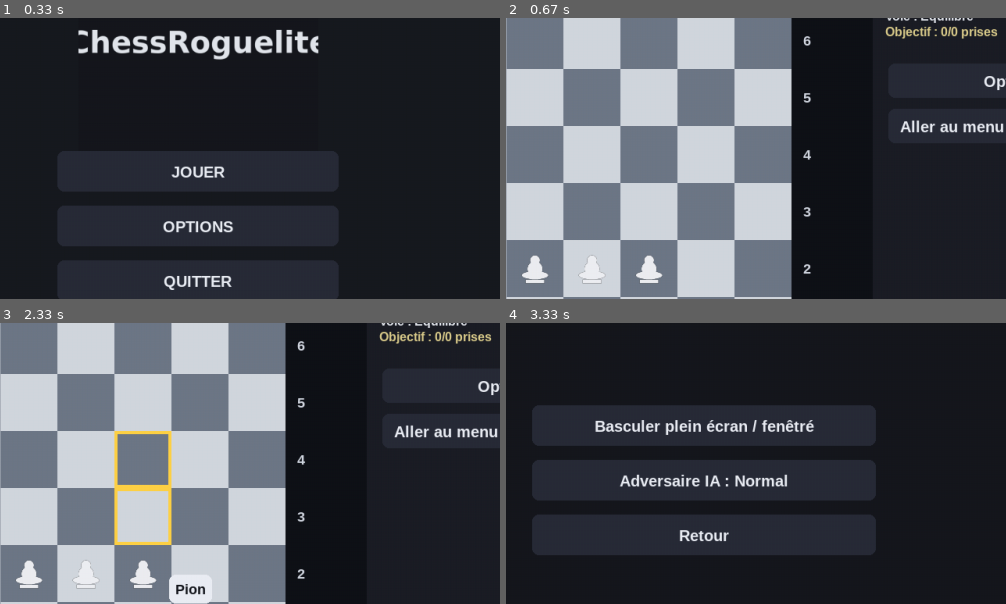
Above: before the commit, frames 1-4 (two rows, left to right).
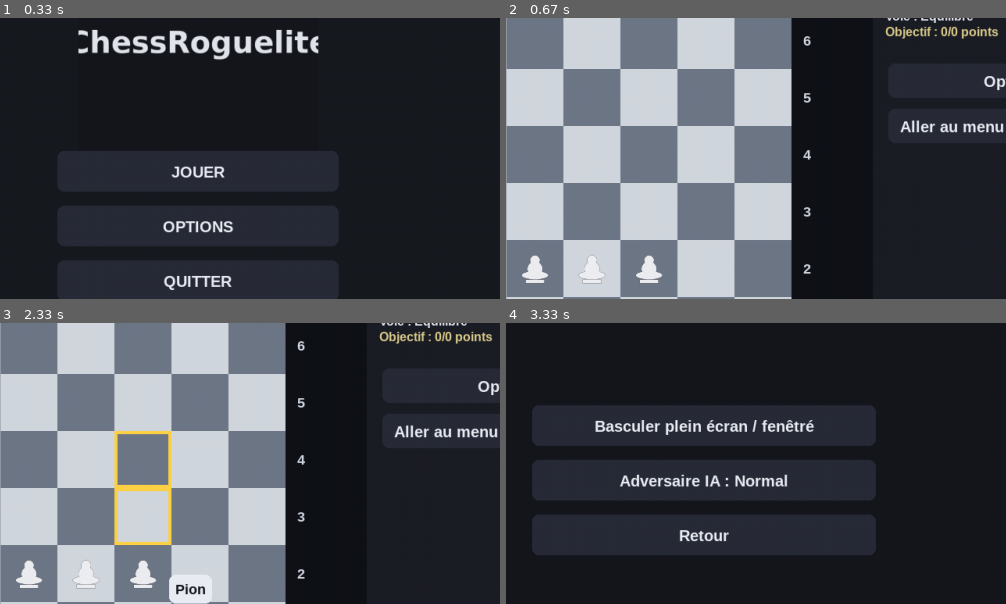
Above: after the commit, the same moments.

Repository: goldaj/chess-roguelite
Game: pygame game, started from src/main.py
The game is run twice, just before and just after one commit, with the same random seed, the same clock (stepped at 60 frames per second) and the same inputs.
Inputs (mouse positions are % of the whole screen's width and height, from its top left):
- Up to frame 1 (0.33 s): no input
- Up to frame 2 (0.67 s): click "JOUER" at 0.38 s
- Up to frame 3 (2.33 s): click (28, 70) at 0.72 s; click (17, 31) at 1.05 s; click (22, 12) at 1.38 s; click (41, 68) at 2.22 s
- Up to frame 4 (3.33 s): click (42, 30) at 2.55 s; click (30, 15) at 2.88 s; click (69, 37) at 3.22 s
The pictures show only the part of the screen within x 25-75%, y 26-76%; the shares and areas given below are measured in that part.

Frame 1 is identical in both runs. In frame 2, 0.1% of the frame differs, in the area x 92-99%, y 2-7%; in frame 3, 0.1%; in frame 4, nothing differs.

Commit message:
fix(ui): label capture score as material points and expose cautious-route freeze

Diff:
--- a/src/main.py
+++ b/src/main.py
@@ -710,7 +710,7 @@
         progress = capture_progress(
             self.board, self.enemy_color,
             CONTENT["stages"][self.stage_index], self.active_route)
-        draw_text(self.screen, f"Objectif : {progress['captured']}/{progress['required']} prises",
+        draw_text(self.screen, f"Objectif : {progress['captured']}/{progress['required']} points",
                   (panel.x+16, 194), 16, (220, 205, 140))
         if self.pre_moves_left:
             draw_text(self.screen, "Double coup actif", (panel.x+16, 216), 16)
@@ -737,7 +737,7 @@
                   (60, 404), 20)
         for code, btn in zip(ROUTES, self.shop_route_btns):
             planned = prepare_encounter(CONTENT["stages"][self.stage_index], code)
-            name = ROUTES[code]["label"]
+            name = ROUTES[code]["label"] + (" + gel" if code == "safe" else "")
             selected = "●" if self.route_choice == code else "○"
             true_player_ticks = planned["player_ticks"] + self.shop_ticks_bonus
             true_enemy_ticks = max(1, math.ceil(
